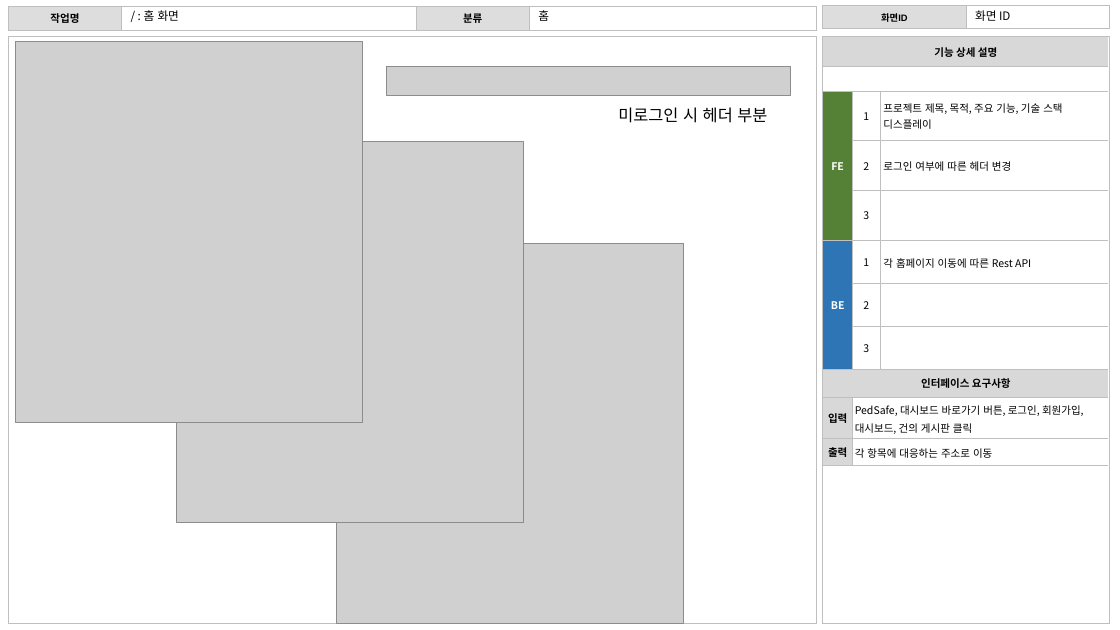
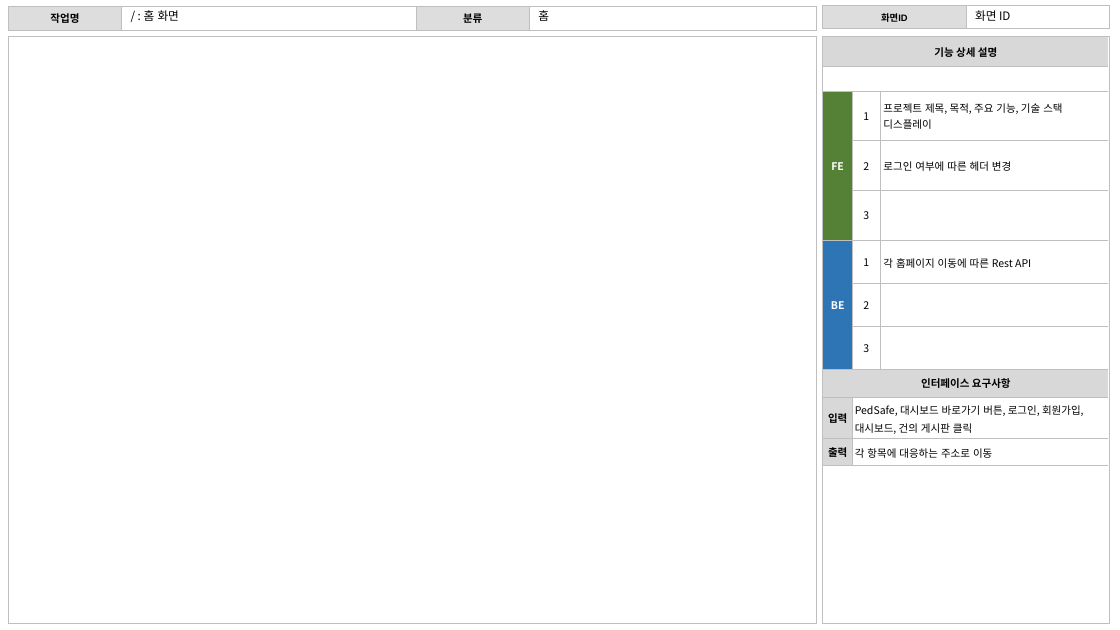
Before and after one commit to kimyuchan-1/MiniProject, a slide deck: slide 6 of 미니프로젝트계획서.pptx. Drawn at 1120x630 pixels with LibreOffice and Linux fonts; fonts in the diff are those of the drawing; grey boxes stand for pictures. Boxes give left, top, right and bottom in pixels: in the first picture for what was removed or moved away, otherwise in the second. Text is boxed around its words. In the diff, an @@ line names an element or a change of style, - is before the commit and + after.

```diff
--- a/미니프로젝트계획서.pptx
+++ b/미니프로젝트계획서.pptx
@@ picture removed at [16,42,363,423] @@
@@ picture removed at [386,66,791,95] @@
@@ text removed at [618,107,767,123] @@
-미로그인 시 헤더 부분
@@ picture removed at [176,142,523,523] @@
@@ picture removed at [337,244,684,624] @@
```
Also in this commit, not shown: 3 other slides changed, 29 slides added, 11 other files.
